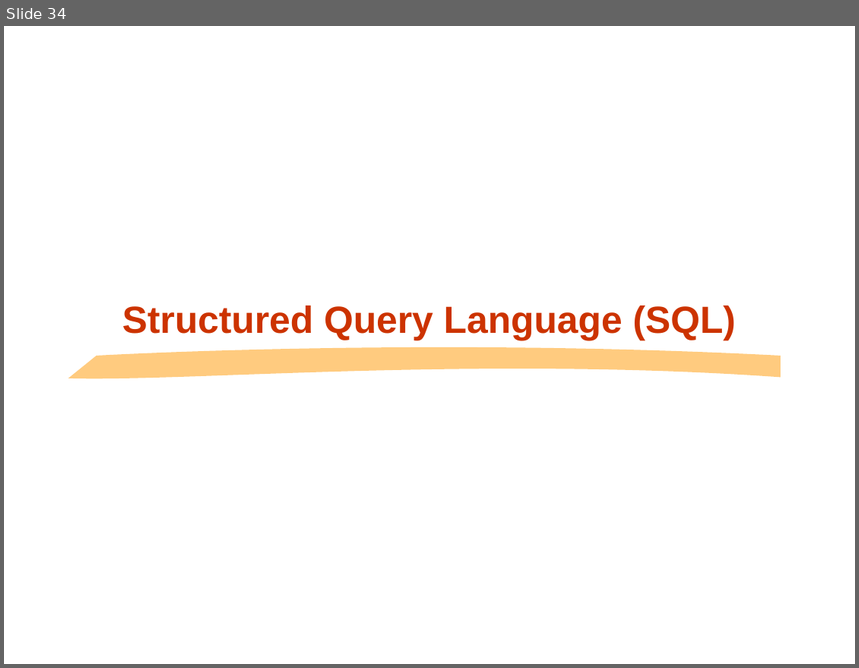
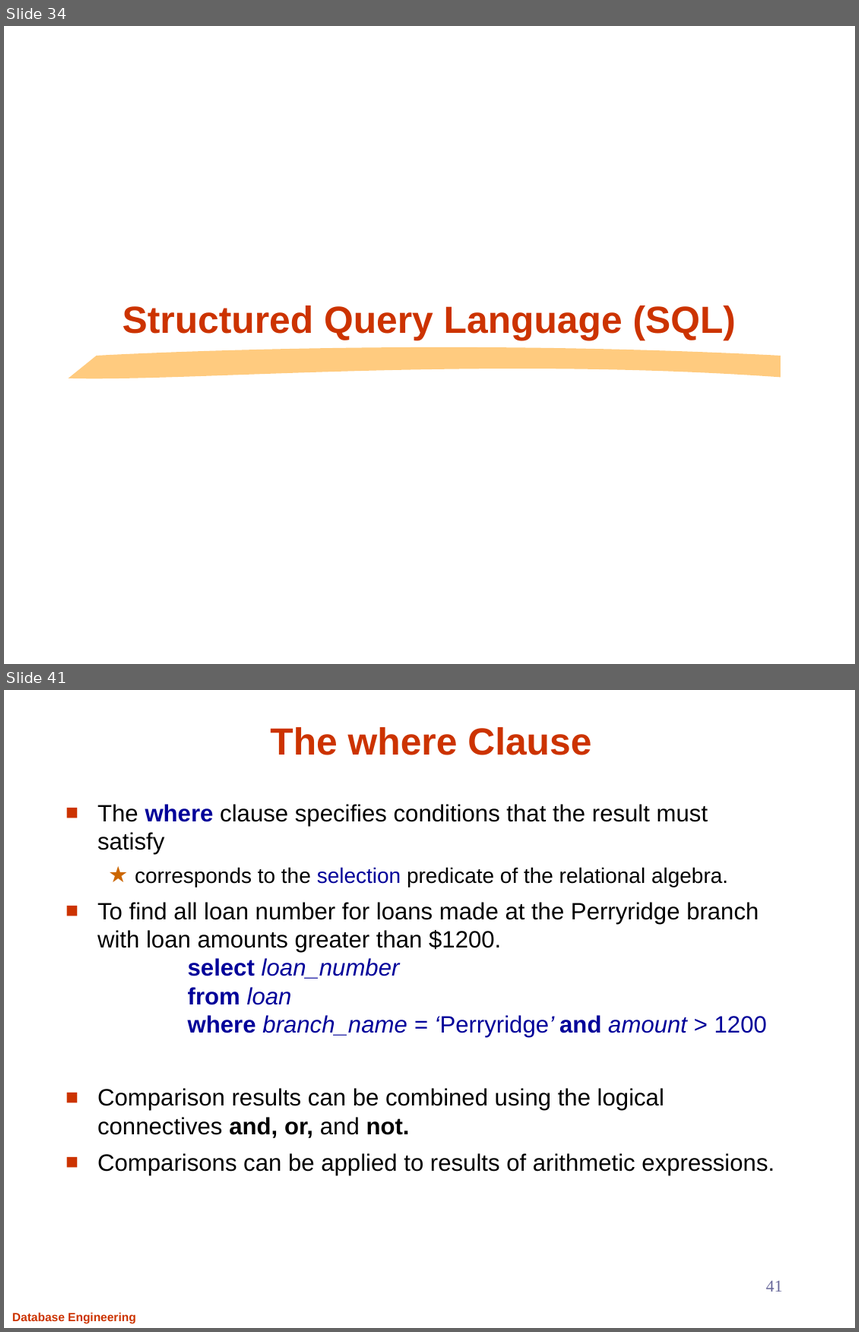
Before and after one commit to Aashishsharma/Learnings, a slide deck: RDBMS/DB.pptx. Shown one above the other, each under a label of ours: slide 34 before the commit, slides 34 and 41 after it; the slides between them are not shown. The pictures are 859x668 and 859x1332 pixels, drawn with LibreOffice and Linux fonts; fonts in the diff are those of the drawing; background and template pictures are left out. Boxes give left, top, right and bottom in pixels: in the first picture for what was removed or moved away, otherwise in the second. Text is boxed around its words. In the diff, an @@ line names an element or a change of style, - is before the commit and + after.

```diff
--- a/RDBMS/DB.pptx
+++ b/RDBMS/DB.pptx
@@ slide 41 added at (x1=4, y1=690, x2=855, y2=1328), background #FFFFFF @@
@@ title added at (x1=270, y1=727, x2=591, y2=755), 32 pt, text #CC3300, bold @@
+The where Clause
@@ text added at (x1=97, y1=804, x2=775, y2=1176), 20 pt, text #000000 @@
+■ The where clause specifies conditions that the result must satisfy
+  ★ corresponds to the selection predicate of the relational algebra.
+■ To find all loan number for loans made at the Perryridge branch with loan amounts greater than $1200.
+  select loan_number
+  from loan
+  where branch_name = ‘Perryridge’ and amount > 1200
+■ Comparison results can be combined using the logical connectives and, or, and not.
+■ Comparisons can be applied to results of arithmetic expressions.
@@ page number added at (x1=766, y1=1281, x2=783, y2=1292), 14 pt, text #666699 @@
+41
@@ text added at (x1=12, y1=1312, x2=136, y2=1324), 10 pt, text #CC3300, bold @@
+Database Engineering
```
Also in this commit, not shown: 66 other slides added, 1 other file.
